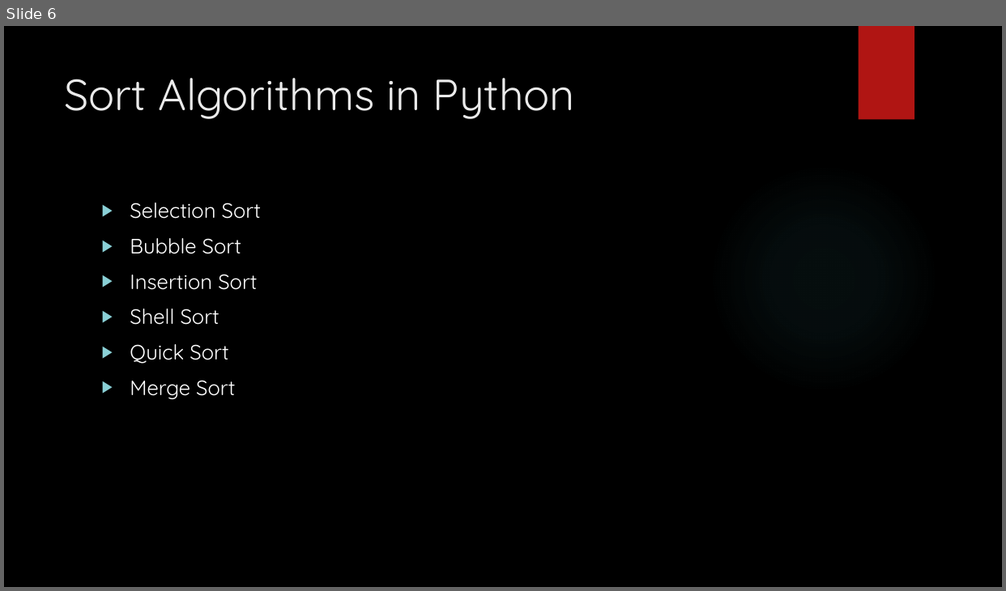
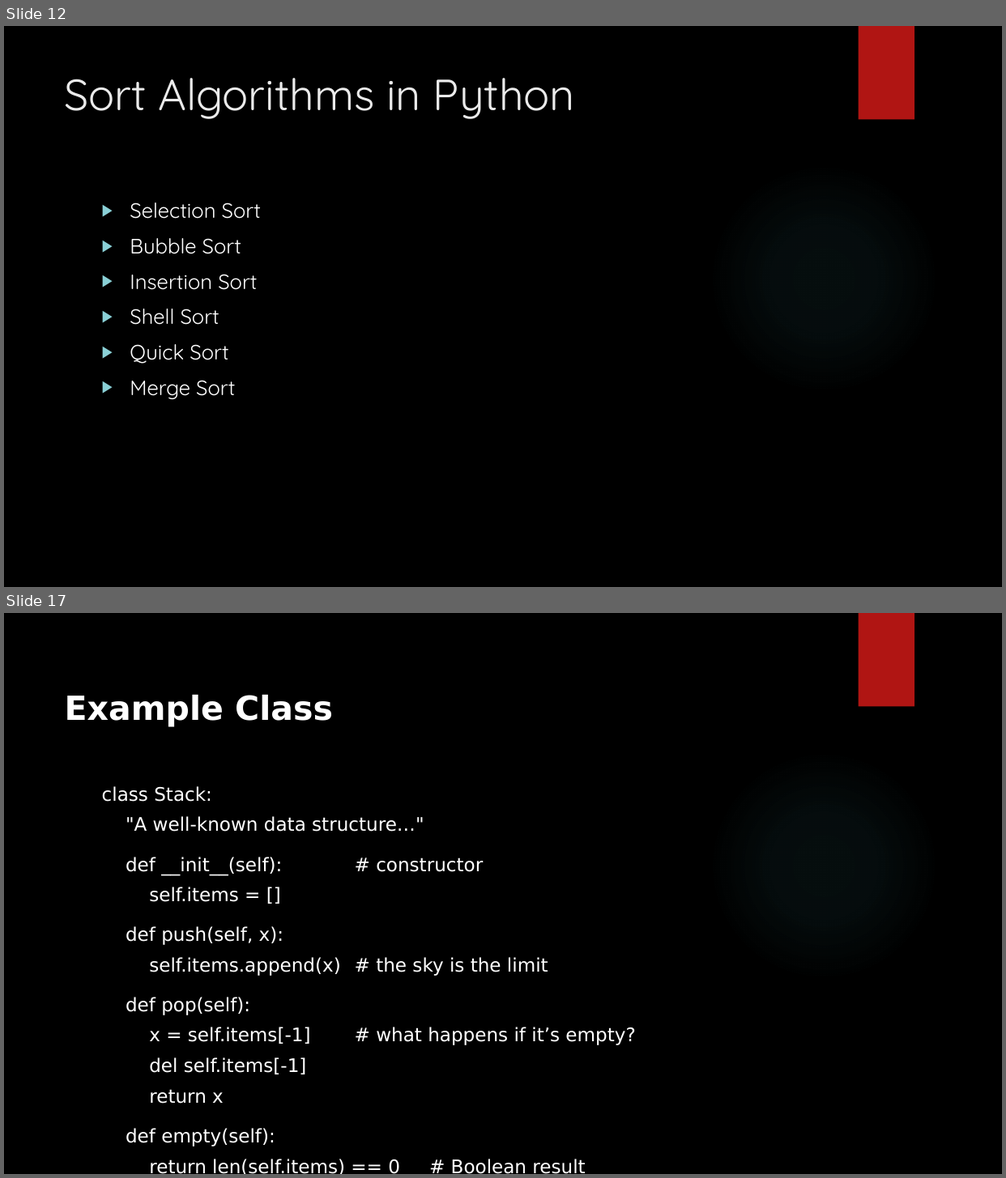
Before and after one commit to stargazingtech/build-discord-bots, a slide deck: build-discord-bots-with-Python.pptx. Shown one above the other, each under a label of ours: slide 6 before the commit, slides 12 and 17 after it; the slides between them are not shown. The pictures are 1006x591 and 1006x1178 pixels, drawn with LibreOffice and Linux fonts; fonts in the diff are those of the drawing; background and template pictures are left out. Boxes give left, top, right and bottom in pixels: in the first picture for what was removed or moved away, otherwise in the second. Text is boxed around its words. In the diff, an @@ line names an element or a change of style, - is before the commit and + after.

```diff
--- a/build-discord-bots-with-Python.pptx
+++ b/build-discord-bots-with-Python.pptx
@@ slide 17 added at [4,613,1002,1174], background picture (left out); not listed: 2 template elements that a slide beside it also shows @@
@@ title added at [65,694,333,727], 32 pt, text #FFFFFF, bold @@
+Example Class
@@ text added at [102,786,635,1174], 18 pt, text #FFFFFF @@
+class Stack:
+"A well-known data structure…"
+def __init__(self): # constructor
+self.items = []
+def push(self, x):
+self.items.append(x) # the sky is the limit
+def pop(self):
+x = self.items[-1] # what happens if it’s empty?
+del self.items[-1]
+return x
+def empty(self):
+return len(self.items) == 0 # Boolean result
@@ what was slide 6 is now slide 12 @@
```
Also in this commit, not shown: 1 slide changed, 17 other slides added.
